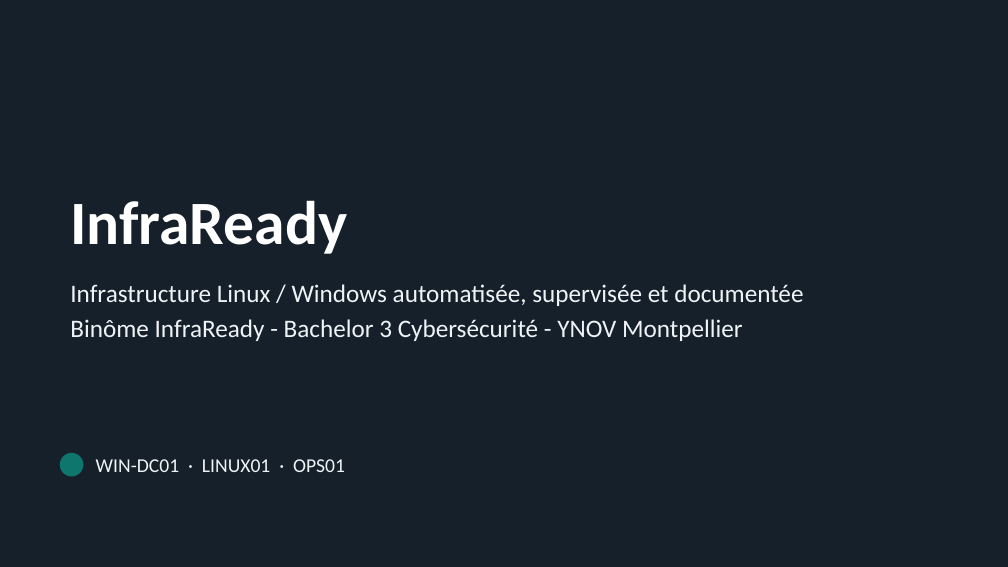
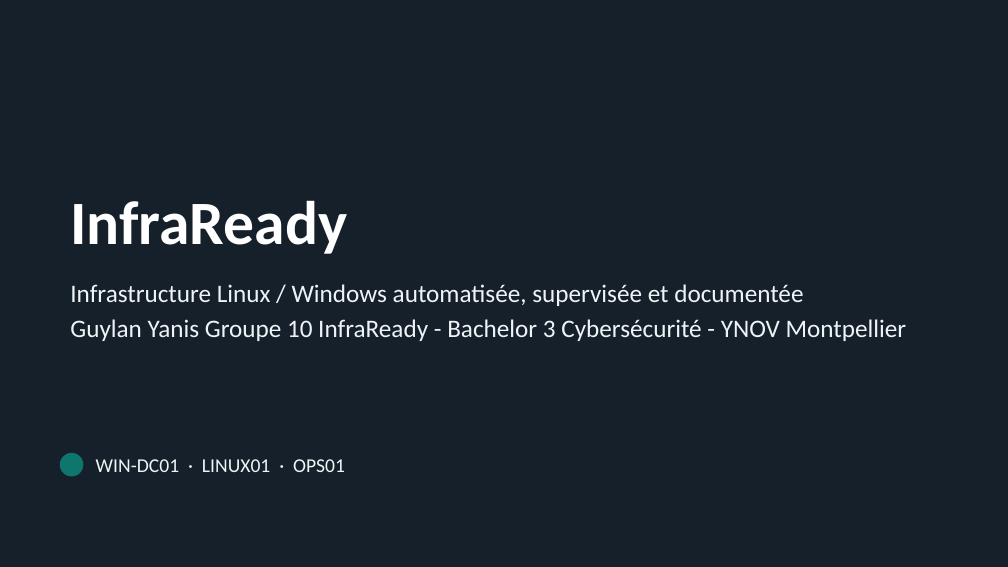
Before and after one commit to N8lyuG/infraready, a slide deck: slide 1 of docs/presentation_orale.pptx. Drawn at 1008x567 pixels with LibreOffice and Linux fonts; fonts in the diff are those of the drawing. Boxes give left, top, right and bottom in pixels: in the first picture for what was removed or moved away, otherwise in the second. Text is boxed around its words. In the diff, an @@ line names an element or a change of style, - is before the commit and + after.

Commit message:
Presentation : noms du groupe 10 et lien du depot de groupe
Diapo 1 : membres du binome (Guylan, Yanis, groupe 10). Diapo 17 : lien vers le depot github.com/YanisAyss/infraready-groupe10. PDF regenere depuis le PPTX.

```diff
--- a/docs/presentation_orale.pptx
+++ b/docs/presentation_orale.pptx
@@ text at [70, 319, 907, 341]: text changed @@
-Binôme InfraReady - Bachelor 3 Cybersécurité - YNOV Montpellier
+Guylan Yanis Groupe 10 InfraReady - Bachelor 3 Cybersécurité - YNOV Montpellier
```
Also in this commit, not shown: 1 other slide changed, 1 other file.
